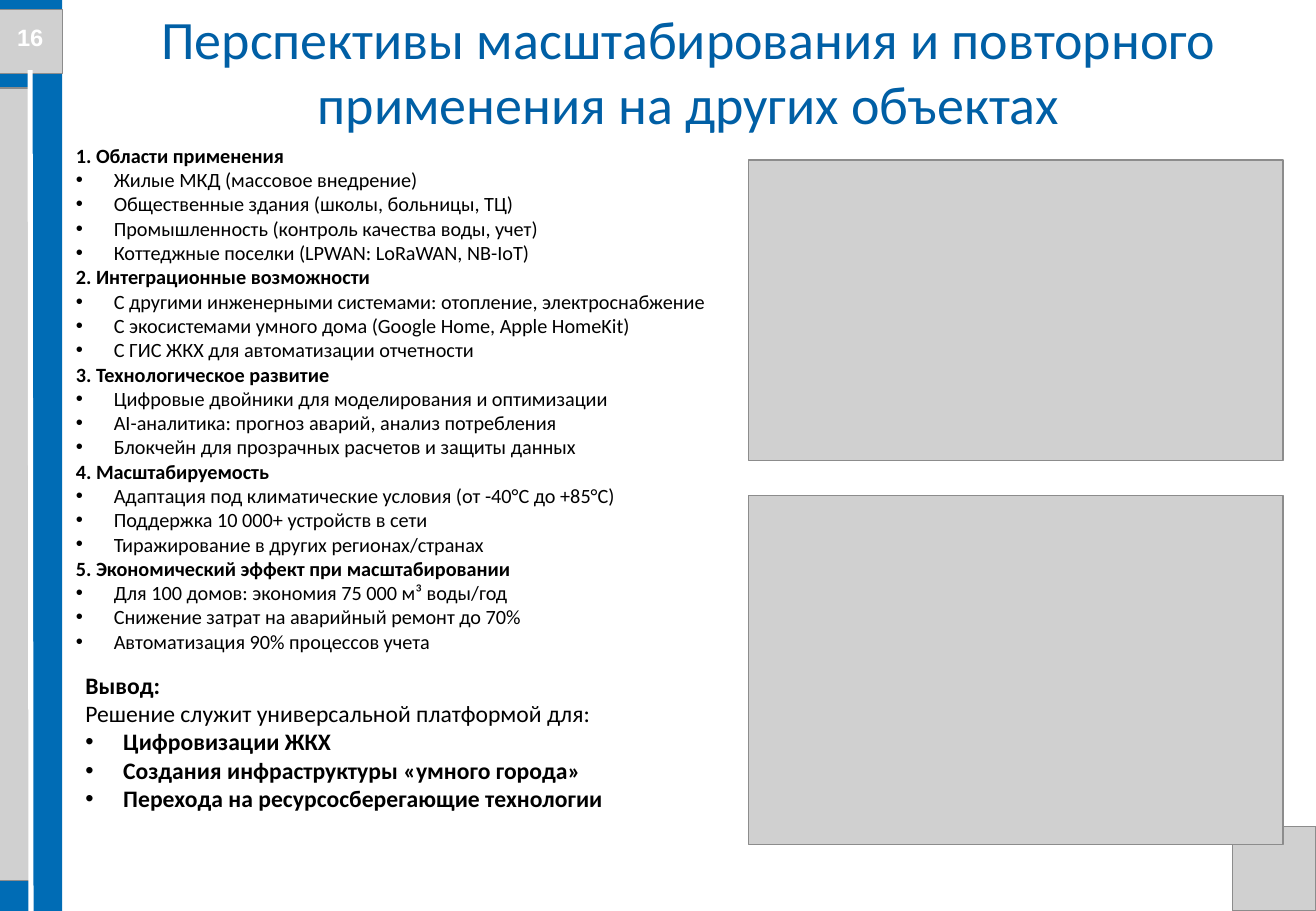
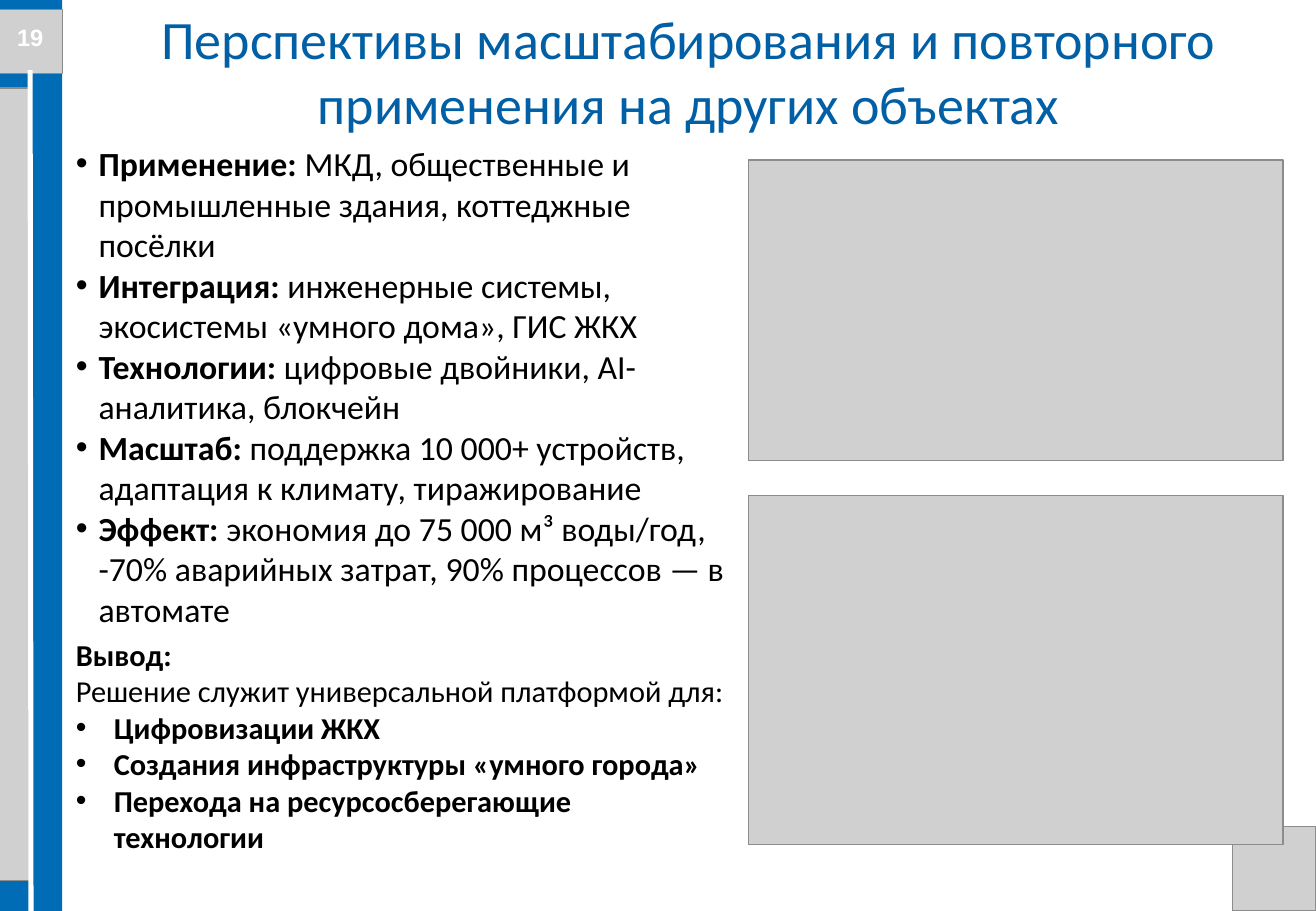
Before and after one commit to Evgenij1234/Diplom-work, a slide deck: slide 19 of Стасик/Презентация диплома Костюк С. В. БПЦ 21-01.pptx (slide 16 before the commit). Drawn at 1316x911 pixels with LibreOffice and Linux fonts; fonts in the diff are those of the drawing; grey boxes stand for pictures; background and template pictures are left out. Boxes give left, top, right and bottom in pixels: in the first picture for what was removed or moved away, otherwise in the second. Text is boxed around its words. In the diff, an @@ line names an element or a change of style, - is before the commit and + after.

```diff
--- a/Стасик/Презентация диплома Костюк С. В. БПЦ 21-01.pptx
+++ b/Стасик/Презентация диплома Костюк С. В. БПЦ 21-01.pptx
@@ text at (17, 30, 43, 46): text changed @@
-16
+19
@@ text at (99, 153, 724, 623): text changed; size 12 to 20 pt @@
-1. Области применения
-• Жилые МКД (массовое внедрение)
-• Общественные здания (школы, больницы, ТЦ)
-• Промышленность (контроль качества воды, учет)
-• Коттеджные поселки (LPWAN: LoRaWAN, NB-IoT)
-2. Интеграционные возможности
-• С другими инженерными системами: отопление, электроснабжение
-• С экосистемами умного дома (Google Home, Apple HomeKit)
-• С ГИС ЖКХ для автоматизации отчетности
-3. Технологическое развитие
-• Цифровые двойники для моделирования и оптимизации
-• AI-аналитика: прогноз аварий, анализ потребления
-• Блокчейн для прозрачных расчетов и защиты данных
-4. Масштабируемость
-• Адаптация под климатические условия (от -40°C до +85°C)
-• Поддержка 10 000+ устройств в сети
-• Тиражирование в других регионах/странах
-5. Экономический эффект при масштабировании
-• Для 100 домов: экономия 75 000 м³ воды/год
-• Снижение затрат на аварийный ремонт до 70%
-• Автоматизация 90% процессов учета
+• Применение: МКД, общественные и промышленные здания, коттеджные посёлки
+• Интеграция: инженерные системы, экосистемы «умного дома», ГИС ЖКХ
+• Технологии: цифровые двойники, AI-аналитика, блокчейн
+• Масштаб: поддержка 10 000+ устройств, адаптация к климату, тиражирование
+• Эффект: экономия до 75 000 м³ воды/год, -70% аварийных затрат, 90% процессов — в автомате
@@ text "Вывод: Решение служит универсальной платформой ...": place and size @@
-text "Вывод: Решение служит универсальной платформой ..." at (85, 678, 602, 811)
+text "Вывод: Решение служит универсальной платформой ..." at (76, 646, 723, 817)
@@ text "Вывод: Решение служит универсальной платформой ..." at (76, 646, 723, 817): size 14 to 18 pt @@
```
Also in this commit, not shown: 14 other slides changed, 3 slides added, 6 other files.
